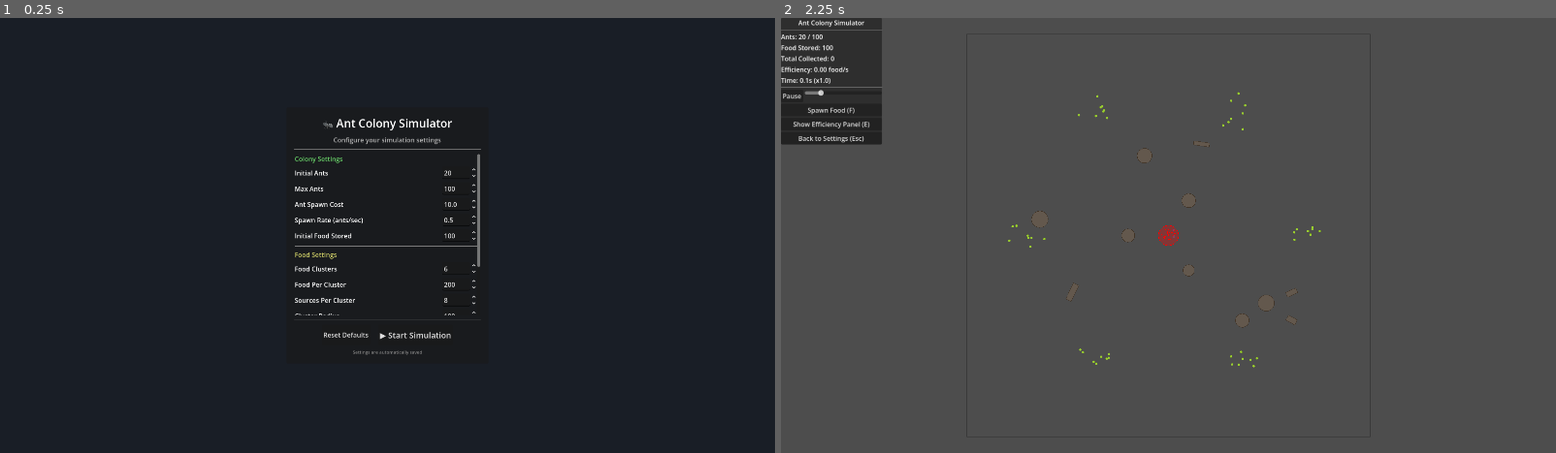
Above: before the commit, frames 1-2 (left to right).
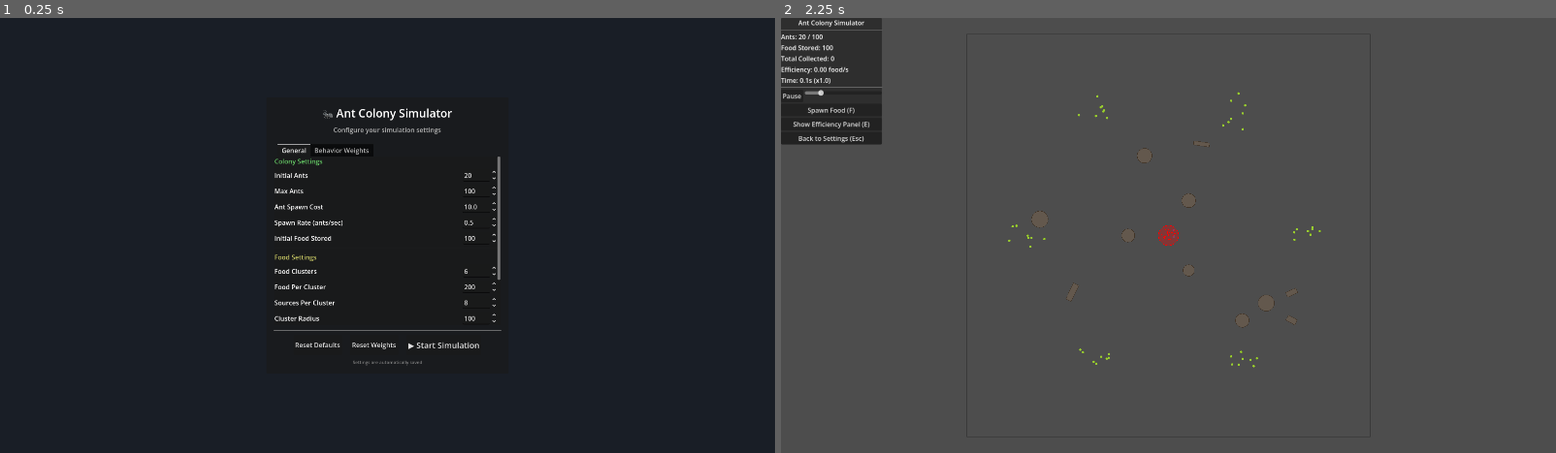
Above: after the commit, the same moments.

Repository: Ctharo/MoreAnts
Game: Godot game, scene res://scenes/game_entry.tscn
Two runs of this game, one before a commit and one after it. Both use one fixed random seed, a clock stepped at 60 frames per second and the inputs below.
Inputs (mouse positions are in pixels of both pictures, inside the frame that each line leads up to):
- Up to frame 1 (0.25 s): no input
- Up to frame 2 (2.25 s): click "Reset Defaults" at 0.5 s; click (1153, 344) at 1.25 s, where only the run after the commit has a clickable "Reset Weights"; click "▶ Start Simulation" at 2 s

The runs differ from the first frame. In frame 1, 2.3% of the frame differs, in the area x 35-65%, y 20-80%; in frame 2, nothing differs.

Commit message:
Add Behavior Weights tab to settings screen
Refactored the settings screen to use a TabContainer with separate tabs for General Settings and Behavior Weights. Added dynamic UI generation for behavior weight controls, including per-state weight spinboxes, tooltips, and reset functionality. Updated script to handle loading, saving, and resetting of behavior weights, and added a new Reset Weights button.

Diff:
--- a/scenes/settings_screen.tscn
+++ b/scenes/settings_screen.tscn
@@ -29,7 +29,7 @@
 grow_vertical = 2
 
 [node name="PanelContainer" type="PanelContainer" parent="CenterContainer" unique_id=1098502599]
-custom_minimum_size = Vector2(500, 0)
+custom_minimum_size = Vector2(600, 0)
 layout_mode = 2
 
 [node name="MarginContainer" type="MarginContainer" parent="CenterContainer/PanelContainer" unique_id=1957419892]
@@ -58,76 +58,80 @@
 [node name="HSeparator" type="HSeparator" parent="CenterContainer/PanelContainer/MarginContainer/VBox" unique_id=672132743]
 layout_mode = 2
 
-[node name="ScrollContainer" type="ScrollContainer" parent="CenterContainer/PanelContainer/MarginContainer/VBox" unique_id=1826362642]
-custom_minimum_size = Vector2(0, 400)
+[node name="TabContainer" type="TabContainer" parent="CenterContainer/PanelContainer/MarginContainer/VBox"]
+unique_name_in_owner = true
+custom_minimum_size = Vector2(0, 450)
+layout_mode = 2
+
+[node name="General" type="ScrollContainer" parent="CenterContainer/PanelContainer/MarginContainer/VBox/TabContainer"]
 layout_mode = 2
 horizontal_scroll_mode = 0
 
-[node name="SettingsVBox" type="VBoxContainer" parent="CenterContainer/PanelContainer/MarginContainer/VBox/ScrollContainer" unique_id=137257738]
+[node name="SettingsVBox" type="VBoxContainer" parent="CenterContainer/PanelContainer/MarginContainer/VBox/TabContainer/General"]
 layout_mode = 2
 size_flags_horizontal = 3
 theme_override_constants/separation = 8
 
-[node name="ColonySection" type="Label" parent="CenterContainer/PanelContainer/MarginContainer/VBox/ScrollContainer/SettingsVBox" unique_id=807281442]
+[node name="ColonySection" type="Label" parent="CenterContainer/PanelContainer/MarginContainer/VBox/TabContainer/General/SettingsVBox"]
 layout_mode = 2
 theme_override_colors/font_color = Color(0.4, 0.8, 0.4, 1)
 theme_override_font_sizes/font_size = 16
 text = "Colony Settings"
 
-[node name="InitialAnts" type="HBoxContainer" parent="CenterContainer/PanelContainer/MarginContainer/VBox/ScrollContainer/SettingsVBox" unique_id=744107038]
-layout_mode = 2
-
-[node name="Label" type="Label" parent="CenterContainer/PanelContainer/MarginContainer/VBox/ScrollContainer/SettingsVBox/InitialAnts" unique_id=527785823]
+[node name="InitialAnts" type="HBoxContainer" parent="CenterContainer/PanelContainer/MarginContainer/VBox/TabContainer/General/SettingsVBox"]
+layout_mode = 2
+
+[node name="Label" type="Label" parent="CenterContainer/PanelContainer/MarginContainer/VBox/TabContainer/General/SettingsVBox/InitialAnts"]
 layout_mode = 2
 size_flags_horizontal = 3
 text = "Initial Ants"
 
-[node name="InitialAntsSpinBox" type="SpinBox" parent="CenterContainer/PanelContainer/MarginContainer/VBox/ScrollContainer/SettingsVBox/InitialAnts" unique_id=100962955]
+[node name="InitialAntsSpinBox" type="SpinBox" parent="CenterContainer/PanelContainer/MarginContainer/VBox/TabContainer/General/SettingsVBox/InitialAnts"]
 unique_name_in_owner = true
 layout_mode = 2
 min_value = 1.0
 max_value = 500.0
 value = 20.0
 
-[node name="MaxAnts" type="HBoxContainer" parent="CenterContainer/PanelContainer/MarginContainer/VBox/ScrollContainer/SettingsVBox" unique_id=1387324853]
-layout_mode = 2
-
-[node name="Label" type="Label" parent="CenterContainer/PanelContainer/MarginContainer/VBox/ScrollContainer/SettingsVBox/MaxAnts" unique_id=150642876]
+[node name="MaxAnts" type="HBoxContainer" parent="CenterContainer/PanelContainer/MarginContainer/VBox/TabContainer/General/SettingsVBox"]
+layout_mode = 2
+
+[node name="Label" type="Label" parent="CenterContainer/PanelContainer/MarginContainer/VBox/TabContainer/General/SettingsVBox/MaxAnts"]
 layout_mode = 2
 size_flags_horizontal = 3
 text = "Max Ants"
 
-[node name="MaxAntsSpinBox" type="SpinBox" parent="CenterContainer/PanelContainer/MarginContainer/VBox/ScrollContainer/SettingsVBox/MaxAnts" unique_id=777721462]
+[node name="MaxAntsSpinBox" type="SpinBox" parent="CenterContainer/PanelContainer/MarginContainer/VBox/TabContainer/General/SettingsVBox/MaxAnts"]
 unique_name_in_owner = true
 layout_mode = 2
 min_value = 1.0
 max_value = 10000.0
 value = 100.0
 
-[node name="SpawnCost" type="HBoxContainer" parent="CenterContainer/PanelContainer/MarginContainer/VBox/ScrollContainer/SettingsVBox" unique_id=348641157]
-layout_mode = 2
-
-[node name="Label" type="Label" parent="CenterContainer/PanelContainer/MarginContainer/VBox/ScrollContainer/SettingsVBox/SpawnCost" unique_id=245967652]
+[node name="SpawnCost" type="HBoxContainer" parent="CenterContainer/PanelContainer/MarginContainer/VBox/TabContainer/General/SettingsVBox"]
+layout_mode = 2
+
+[node name="Label" type="Label" parent="CenterContainer/PanelContainer/MarginContainer/VBox/TabContainer/General/SettingsVBox/SpawnCost"]
 layout_mode = 2
 size_flags_horizontal = 3
 text = "Ant Spawn Cost"
 
-[node name="SpawnCostSpinBox" type="SpinBox" parent="CenterContainer/PanelContainer/MarginContainer/VBox/ScrollContainer/SettingsVBox/SpawnCost" unique_id=1171225468]
+[node name="SpawnCostSpinBox" type="SpinBox" parent="CenterContainer/PanelContainer/MarginContainer/VBox/TabContainer/General/SettingsVBox/SpawnCost"]
 unique_name_in_owner = true
 layout_mode = 2
 min_value = 1.0
 step = 0.5
 value = 10.0
 
-[node name="SpawnRate" type="HBoxContainer" parent="CenterContainer/PanelContainer/MarginContainer/VBox/ScrollContainer/SettingsVBox" unique_id=1795571452]
-layout_mode = 2
-
-[node name="Label" type="Label" parent="CenterContainer/PanelContainer/MarginContainer/VBox/ScrollContainer/SettingsVBox/SpawnRate" unique_id=878554387]
+[node name="SpawnRate" type="HBoxContainer" parent="CenterContainer/PanelContainer/MarginContainer/VBox/TabContainer/General/SettingsVBox"]
+layout_mode = 2
+
+[node name="Label" type="Label" parent="CenterContainer/PanelContainer/MarginContainer/VBox/TabContainer/General/SettingsVBox/SpawnRate"]
 layout_mode = 2
 size_flags_horizontal = 3
 text = "Spawn Rate (ants/sec)"
 
-[node name="SpawnRateSpinBox" type="SpinBox" parent="CenterContainer/PanelContainer/MarginContainer/VBox/ScrollContainer/SettingsVBox/SpawnRate" unique_id=1429496154]
+[node name="SpawnRateSpinBox" type="SpinBox" parent="CenterContainer/PanelContainer/MarginContainer/VBox/TabContainer/General/SettingsVBox/SpawnRate"]
 unique_name_in_owner = true
 layout_mode = 2
 min_value = 0.1
@@ -135,83 +139,83 @@
 step = 0.1
 value = 0.5
 
-[node name="InitialFood" type="HBoxContainer" parent="CenterContainer/PanelContainer/MarginContainer/VBox/ScrollContainer/SettingsVBox" unique_id=1033024403]
-layout_mode = 2
-
-[node name="Label" type="Label" parent="CenterContainer/PanelContainer/MarginContainer/VBox/ScrollContainer/SettingsVBox/InitialFood" unique_id=1316363355]
+[node name="InitialFood" type="HBoxContainer" parent="CenterContainer/PanelContainer/MarginContainer/VBox/TabContainer/General/SettingsVBox"]
+layout_mode = 2
+
+[node name="Label" type="Label" parent="CenterContainer/PanelContainer/MarginContainer/VBox/TabContainer/General/SettingsVBox/InitialFood"]
 layout_mode = 2
 size_flags_horizontal = 3
 text = "Initial Food Stored"
 
-[node name="InitialFoodSpinBox" type="SpinBox" parent="CenterContainer/PanelContainer/MarginContainer/VBox/ScrollContainer/SettingsVBox/InitialFood" unique_id=908239316]
+[node name="InitialFoodSpinBox" type="SpinBox" parent="CenterContainer/PanelContainer/MarginContainer/VBox/TabContainer/General/SettingsVBox/InitialFood"]
 unique_name_in_owner = true
 layout_mode = 2
 max_value = 1000.0
 step = 10.0
 value = 100.0
 
-[node name="HSeparator2" type="HSeparator" parent="CenterContainer/PanelContainer/MarginContainer/VBox/ScrollContainer/SettingsVBox" unique_id=811693834]
-layout_mode = 2
-
-[node name="FoodSection" type="Label" parent="CenterContainer/PanelContainer/MarginContainer/VBox/ScrollContainer/SettingsVBox" unique_id=557234392]
+[node name="HSeparator2" type="HSeparator" parent="CenterContainer/PanelContainer/MarginContainer/VBox/TabContainer/General/SettingsVBox"]
+layout_mode = 2
+
+[node name="FoodSection" type="Label" parent="CenterContainer/PanelContainer/MarginContainer/VBox/TabContainer/General/SettingsVBox"]
 layout_mode = 2
 theme_override_colors/font_color = Color(0.8, 0.8, 0.4, 1)
 theme_override_font_sizes/font_size = 16
 text = "Food Settings"
 
-[node name="ClusterCount" type="HBoxContainer" parent="CenterContainer/PanelContainer/MarginContainer/VBox/ScrollContainer/SettingsVBox" unique_id=400978757]
-layout_mode = 2
-
-[node name="Label" type="Label" parent="CenterContainer/PanelContainer/MarginContainer/VBox/ScrollContainer/SettingsVBox/ClusterCount" unique_id=1254262797]
+[node name="ClusterCount" type="HBoxContainer" parent="CenterContainer/PanelContainer/MarginContainer/VBox/TabContainer/General/SettingsVBox"]
+layout_mode = 2
+
+[node name="Label" type="Label" parent="CenterContainer/PanelContainer/MarginContainer/VBox/TabContainer/General/SettingsVBox/ClusterCount"]
 layout_mode = 2
 size_flags_horizontal = 3
 text = "Food Clusters"
 
-[node name="ClusterCountSpinBox" type="SpinBox" parent="CenterContainer/PanelContainer/MarginContainer/VBox/ScrollContainer/SettingsVBox/ClusterCount" unique_id=644372830]
+[node name="ClusterCountSpinBox" type="SpinBox" parent="CenterContainer/PanelContainer/MarginContainer/VBox/TabContainer/General/SettingsVBox/ClusterCount"]
 unique_name_in_owner = true
 layout_mode = 2
 max_value = 20.0
 value = 6.0
 
-[node name="FoodPerCluster" type="HBoxContainer" parent="CenterContainer/PanelContainer/MarginContainer/VBox/ScrollContainer/SettingsVBox" unique_id=298961210]
-layout_mode = 2
-
-[node name="Label" type="Label" parent="CenterContainer/PanelContainer/MarginContainer/VBox/ScrollContainer/SettingsVBox/FoodPerCluster" unique_id=1944878266]
+[node name="FoodPerCluster" type="HBoxContainer" parent="CenterContainer/PanelContainer/MarginContainer/VBox/TabContainer/General/SettingsVBox"]
+layout_mode = 2
+
+[node name="Label" type="Label" parent="CenterContainer/PanelContainer/MarginContainer/VBox/TabContainer/General/SettingsVBox/FoodPerCluster"]
 layout_mode = 2
 size_flags_horizontal = 3
 text = "Food Per Cluster"
 
-[node name="FoodPerClusterSpinBox" type="SpinBox" parent="CenterContainer/PanelContainer/MarginContainer/VBox/ScrollContainer/SettingsVBox/FoodPerCluster" unique_id=955309361]
+[node name="FoodPerClusterSpinBox" type="SpinBox" parent="CenterContainer/PanelContainer/MarginContainer/VBox/TabContainer/General/SettingsVBox/FoodPerCluster"]
 unique_name_in_owner = true
 layout_mode = 2
 max_value = 1000.0
 step = 10.0
 value = 200.0
 
-[node name="SourcesPerCluster" type="HBoxContainer" parent="CenterContainer/PanelContainer/MarginContainer/VBox/ScrollContainer/SettingsVBox" unique_id=1905663320]
-layout_mode = 2
-
-[node name="Label" type="Label" parent="CenterContainer/PanelContainer/MarginContainer/VBox/ScrollContainer/SettingsVBox/SourcesPerCluster" unique_id=1905605898]
+[node name="SourcesPerCluster" type="HBoxContainer" parent="CenterContainer/PanelContainer/MarginContainer/VBox/TabContainer/General/SettingsVBox"]
+layout_mode = 2
+
+[node name="Label" type="Label" parent="CenterContainer/PanelContainer/MarginContainer/VBox/TabContainer/General/SettingsVBox/SourcesPerCluster"]
 layout_mode = 2
 size_flags_horizontal = 3
 text = "Sources Per Cluster"
 
-[node name="SourcesPerClusterSpinBox" type="SpinBox" parent="CenterContainer/PanelContainer/MarginContainer/VBox/ScrollContainer/SettingsVBox/SourcesPerCluster" unique_id=848793821]
+[node name="SourcesPerClusterSpinBox" type="SpinBox" parent="CenterContainer/PanelContainer/MarginContainer/VBox/TabContainer/General/SettingsVBox/SourcesPerCluster"]
 unique_name_in_owner = true
 layout_mode = 2
 min_value = 1.0
 max_value = 50.0
 value = 8.0
 
-[node name="ClusterRadius" type="HBoxContainer" parent="CenterContainer/PanelContainer/MarginContainer/VBox/ScrollContainer/SettingsVBox" unique_id=1135138071]
-layout_mode = 2
-
-[node name="Label" type="Label" parent="CenterContainer/PanelContainer/MarginContainer/VBox/ScrollContainer/SettingsVBox/ClusterRadius" unique_id=1411451875]
+[node name="ClusterRadius" type="HBoxContainer" parent="CenterContainer/PanelContainer/MarginContainer/VBox/TabContainer/General/SettingsVBox"]
+layout_mode = 2
+
+[node name="Label" type="Label" parent="CenterContainer/PanelContainer/MarginContainer/VBox/TabContainer/General/SettingsVBox/ClusterRadius"]
 layout_mode = 2
 size_flags_horizontal = 3
 text = "Cluster Radius"
 
-[node name="ClusterRadiusSpinBox" type="SpinBox" parent="CenterContainer/PanelContainer/MarginContainer/VBox/ScrollContainer/SettingsVBox/ClusterRadius" unique_id=167700195]
+[node name="ClusterRadiusSpinBox" type="SpinBox" parent="CenterContainer/PanelContainer/MarginContainer/VBox/TabContainer/General/SettingsVBox/ClusterRadius"]
 unique_name_in_owner = true
 layout_mode = 2
 min_value = 10.0
@@ -219,24 +223,24 @@
 step = 10.0
 value = 100.0
 
-[node name="HSeparator3" type="HSeparator" parent="CenterContainer/PanelContainer/MarginContainer/VBox/ScrollContainer/SettingsVBox" unique_id=779592357]
-layout_mode = 2
-
-[node name="WorldSection" type="Label" parent="CenterContainer/PanelContainer/MarginContainer/VBox/ScrollContainer/SettingsVBox" unique_id=1373493343]
+[node name="HSeparator3" type="HSeparator" parent="CenterContainer/PanelContainer/MarginContainer/VBox/TabContainer/General/SettingsVBox"]
+layout_mode = 2
+
+[node name="WorldSection" type="Label" parent="CenterContainer/PanelContainer/MarginContainer/VBox/TabContainer/General/SettingsVBox"]
 layout_mode = 2
 theme_override_colors/font_color = Color(0.4, 0.6, 0.9, 1)
 theme_override_font_sizes/font_size = 16
 text = "World Settings"
 
-[node name="WorldWidth" type="HBoxContainer" parent="CenterContainer/PanelContainer/MarginContainer/VBox/ScrollContainer/SettingsVBox" unique_id=1716283355]
-layout_mode = 2
-
-[node name="Label" type="Label" parent="CenterContainer/PanelContainer/MarginContainer/VBox/ScrollContainer/SettingsVBox/WorldWidth" unique_id=2086236942]
+[node name="WorldWidth" type="HBoxContainer" parent="CenterContainer/PanelContainer/MarginContainer/VBox/TabContainer/General/SettingsVBox"]
+layout_mode = 2
+
+[node name="Label" type="Label" parent="CenterContainer/PanelContainer/MarginContainer/VBox/TabContainer/General/SettingsVBox/WorldWidth"]
 layout_mode = 2
 size_flags_horizontal = 3
 text = "World Width"
 
-[node name="WorldWidthSpinBox" type="SpinBox" parent="CenterContainer/PanelContainer/MarginContainer/VBox/ScrollContainer/SettingsVBox/WorldWidth" unique_id=1104358267]
+[node name="WorldWidthSpinBox" type="SpinBox" parent="CenterContainer/PanelContainer/MarginContainer/VBox/TabContainer/General/SettingsVBox/WorldWidth"]
 unique_name_in_owner = true
 layout_mode = 2
 min_value = 500.0
@@ -244,15 +248,15 @@
 step = 100.0
 value = 2000.0
 
-[node name="WorldHeight" type="HBoxContainer" parent="CenterContainer/PanelContainer/MarginContainer/VBox/ScrollContainer/SettingsVBox" unique_id=1911990832]
-layout_mode = 2
-
-[node name="Label" type="Label" parent="CenterContainer/PanelContainer/MarginContainer/VBox/ScrollContainer/SettingsVBox/WorldHeight" unique_id=1283771764]
+[node name="WorldHeight" type="HBoxContainer" parent="CenterContainer/PanelContainer/MarginContainer/VBox/TabContainer/General/SettingsVBox"]
+layout_mode = 2
+
+[node name="Label" type="Label" parent="CenterContainer/PanelContainer/MarginContainer/VBox/TabContainer/General/SettingsVBox/WorldHeight"]
 layout_mode = 2
 size_flags_horizontal = 3
 text = "World Height"
 
-[node name="WorldHeightSpinBox" type="SpinBox" parent="CenterContainer/PanelContainer/MarginContainer/VBox/ScrollContainer/SettingsVBox/WorldHeight" unique_id=537487199]
+[node name="WorldHeightSpinBox" type="SpinBox" parent="CenterContainer/PanelContainer/MarginContainer/VBox/TabContainer/General/SettingsVBox/WorldHeight"]
 unique_name_in_owner = true
 layout_mode = 2
 min_value = 500.0
@@ -260,20 +264,37 @@
 step = 100.0
 value = 2000.0
 
-[node name="TimeScale" type="HBoxContainer" parent="CenterContainer/PanelContainer/MarginContainer/VBox/ScrollContainer/SettingsVBox" unique_id=594487357]
-layout_mode = 2
-
-[node name="Label" type="Label" parent="CenterContainer/PanelContainer/MarginContainer/VBox/ScrollContainer/SettingsVBox/TimeScale" unique_id=1192856146]
+[node name="TimeScale" type="HBoxContainer" parent="CenterContainer/PanelContainer/MarginContainer/VBox/TabContainer/General/SettingsVBox"]
+layout_mode = 2
+
+[node name="Label" type="Label" parent="CenterContainer/PanelContainer/MarginContainer/VBox/TabContainer/General/SettingsVBox/TimeScale"]
 layout_mode = 2
 size_flags_horizontal = 3
 text = "Initial Time Scale"
 
-[node name="TimeScaleSpinBox" type="SpinBox" parent="CenterContainer/PanelContainer/MarginContainer/VBox/ScrollContainer/SettingsVBox/TimeScale" unique_id=97320847]
+[node name="TimeScaleSpinBox" type="SpinBox" parent="CenterContainer/PanelContainer/MarginContainer/VBox/TabContainer/General/SettingsVBox/TimeScale"]
 unique_name_in_owner = true
 layout_mode = 2
 min_value = 0.01
 step = 0.01
-value = 1.01
+value = 1.0
+
+[node name="Behavior Weights" type="ScrollContainer" parent="CenterContainer/PanelContainer/MarginContainer/VBox/TabContainer"]
+layout_mode = 2
+horizontal_scroll_mode = 0
+
+[node name="BehaviorVBox" type="VBoxContainer" parent="CenterContainer/PanelContainer/MarginContainer/VBox/TabContainer/Behavior Weights"]
+unique_name_in_owner = true
+layout_mode = 2
+size_flags_horizontal = 3
+theme_override_constants/separation = 8
+
+[node name="InfoLabel" type="Label" parent="CenterContainer/PanelContainer/MarginContainer/VBox/TabContainer/Behavior Weights/BehaviorVBox"]
+layout_mode = 2
+theme_override_colors/font_color = Color(0.6, 0.6, 0.6, 1)
+theme_override_font_sizes/font_size = 11
+text = "Adjust weights for each behavior state. Higher values = stronger influence."
+autowrap_mode = 2
 
 [node name="HSeparator2" type="HSeparator" parent="CenterContainer/PanelContainer/MarginContainer/VBox" unique_id=1342186398]
 layout_mode = 2
@@ -288,6 +309,12 @@
 custom_minimum_size = Vector2(120, 40)
 layout_mode = 2
 text = "Reset Defaults"
+
+[node name="ResetWeightsButton" type="Button" parent="CenterContainer/PanelContainer/MarginContainer/VBox/ButtonsHBox"]
+unique_name_in_owner = true
+custom_minimum_size = Vector2(120, 40)
+layout_mode = 2
+text = "Reset Weights"
 
 [node name="PlayButton" type="Button" parent="CenterContainer/PanelContainer/MarginContainer/VBox/ButtonsHBox" unique_id=637674315]
 unique_name_in_owner = true
--- a/scripts/ui/settings_screen.gd
+++ b/scripts/ui/settings_screen.gd
@@ -1,9 +1,11 @@
 extends Control
 ## SettingsScreen - Pre-game configuration screen with persistent settings
+## Includes tabs for General Settings and Behavior Weights
 
 signal play_requested
 
-#region UI References
+#region UI References - General Settings
+@onready var tab_container: TabContainer = %TabContainer
 @onready var initial_ants_spin: SpinBox = %InitialAntsSpinBox
 @onready var max_ants_spin: SpinBox = %MaxAntsSpinBox
 @onready var spawn_cost_spin: SpinBox = %SpawnCostSpinBox
@@ -18,17 +20,48 @@
 @onready var time_scale_spin: SpinBox = %TimeScaleSpinBox
 @onready var play_button: Button = %PlayButton
 @onready var reset_button: Button = %ResetButton
+@onready var reset_weights_button: Button = %ResetWeightsButton
+#endregion
+
+#region UI References - Behavior Weights
+@onready var behavior_vbox: VBoxContainer = %BehaviorVBox
+#endregion
+
+#region Behavior Weight Controls
+## Stores references to all weight spinboxes: state_name -> weight_name -> SpinBox
+var _weight_spinboxes: Dictionary = {}
+
+## State display colors for visual organization
+var _state_colors: Dictionary = {
+	"Search": Color(0.9, 0.9, 0.3, 1),
+	"Harvest": Color(1.0, 0.6, 0.2, 1),
+	"Return": Color(0.3, 0.9, 0.3, 1),
+	"GoHome": Color(1.0, 0.4, 0.3, 1),
+	"Rest": Color(0.5, 0.7, 1.0, 1),
+}
+
+## Weight descriptions for tooltips
+var _weight_descriptions: Dictionary = {
+	"pheromone": "Follow pheromone trails",
+	"random": "Random exploration movement",
+	"nest": "Move toward/away from nest (negative = away)",
+	"ant_direction": "Follow other ants' movement hints",
+	"food": "Move toward detected food",
+	"colony_proximity": "Trail evaluation based on nest direction",
+}
 #endregion
 
 
 func _ready() -> void:
 	_connect_signals()
 	_load_settings_to_ui()
+	_build_behavior_weights_ui()
 
 
 func _connect_signals() -> void:
 	play_button.pressed.connect(_on_play_pressed)
 	reset_button.pressed.connect(_on_reset_pressed)
+	reset_weights_button.pressed.connect(_on_reset_weights_pressed)
 
 	# Connect all spinboxes to save on change
 	initial_ants_spin.value_changed.connect(_on_setting_changed.bind("initial_ant_count"))
@@ -60,11 +93,120 @@
 	time_scale_spin.value = SettingsManager.get_setting("time_scale")
 
 
+#region Behavior Weights UI Building
+func _build_behavior_weights_ui() -> void:
+	## Dynamically builds the behavior weights controls for each state
+	_weight_spinboxes.clear()
+
+	# Get current weights from settings
+	var all_weights: Dictionary = SettingsManager.get_all_behavior_weights()
+
+	# Define the order of states for display
+	var state_order: Array[String] = ["Search", "Harvest", "Return", "GoHome", "Rest"]
+
+	for state_name: String in state_order:
+		if not all_weights.has(state_name):
+			continue
+
+		var weights: Dictionary = all_weights[state_name]
+		_create_state_section(state_name, weights)
+
+
+func _create_state_section(state_name: String, weights: Dictionary) -> void:
+	## Creates a collapsible section for a behavior state's weights
+	_weight_spinboxes[state_name] = {}
+
+	# State header
+	var header: Label = Label.new()
+	header.text = state_name + " State"
+	header.add_theme_font_size_override("font_size", 14)
+	header.add_theme_color_override("font_color", _state_colors.get(state_name, Color.WHITE))
+	behavior_vbox.add_child(header)
+
+	# Container for this state's weights
+	var state_container: VBoxContainer = VBoxContainer.new()
+	state_container.add_theme_constant_override("separation", 4)
+	behavior_vbox.add_child(state_container)
+
+	# Create weight controls
+	var weight_order: Array[String] = ["pheromone", "random", "nest", "ant_direction", "food", "colony_proximity"]
+
+	for weight_name: String in weight_order:
+		if not weights.has(weight_name):
+			continue
+
+		var weight_value: float = weights[weight_name]
+		_create_weight_row(state_container, state_name, weight_name, weight_value)
+
+	# Add separator after each state (except last)
+	var separator: HSeparator = HSeparator.new()
+	separator.add_theme_constant_override("separation", 8)
+	behavior_vbox.add_child(separator)
+
+
+func _create_weight_row(container: VBoxContainer, state_name: String, weight_name: String, value: float) -> void:
+	## Creates a single weight row with label and spinbox
+	var row: HBoxContainer = HBoxContainer.new()
+
+	# Label with description
+	var label: Label = Label.new()
+	label.text = _format_weight_name(weight_name)
+	label.size_flags_horizontal = Control.SIZE_EXPAND_FILL
+	label.add_theme_font_size_override("font_size", 12)
+	label.tooltip_text = _weight_descriptions.get(weight_name, "")
+	row.add_child(label)
+
+	# Spinbox for weight value
+	var spinbox: SpinBox = SpinBox.new()
+	spinbox.min_value = -2.0
+	spinbox.max_value = 2.0
+	spinbox.step = 0.05
+	spinbox.value = value
+	spinbox.custom_minimum_size = Vector2(80, 0)
+	spinbox.tooltip_text = _weight_descriptions.get(weight_name, "")
+	spinbox.value_changed.connect(_on_weight_changed.bind(state_name, weight_name))
+	row.add_child(spinbox)
+
+	# Store reference
+	_weight_spinboxes[state_name][weight_name] = spinbox
+
+	container.add_child(row)
+
+
+func _format_weight_name(weight_name: String) -> String:
+	## Converts weight_name to a more readable format
+	match weight_name:
+		"pheromone":
+			return "Pheromone"
+		"random":
+			return "Random Walk"
+		"nest":
+			return "Nest Direction"
+		"ant_direction":
+			return "Ant Direction"
+		"food":
+			return "Food Direction"
+		"colony_proximity":
+			return "Colony Proximity"
+		_:
+			return weight_name.capitalize()
+#endregion
+
+
+#region Signal Handlers
 func _on_setting_changed(value: float, key: String) -> void:
 	SettingsManager.set_setting(key, value)
 	SettingsManager.save_settings()
 
 
+func _on_weight_changed(value: float, state_name: String, weight_name: String) -> void:
+	## Called when a behavior weight spinbox value changes
+	var weights: Dictionary = SettingsManager.get_behavior_weights(state_name)
+	weights[weight_name] = value
+	SettingsManager.set_behavior_weights(state_name, weights)
+	SettingsManager.save_settings()
+
+
 func _on_play_pressed() -> void:
 	play_requested.emit()
 
@@ -72,6 +214,32 @@
 func _on_reset_pressed() -> void:
 	SettingsManager.reset_to_defaults()
 	_load_settings_to_ui()
+	_refresh_behavior_weights_ui()
+
+
+func _on_reset_weights_pressed() -> void:
+	## Resets only the behavior weights to defaults
+	SettingsManager.reset_behavior_weights()
+	_refresh_behavior_weights_ui()
+#endregion
+
+
+func _refresh_behavior_weights_ui() -> void:
+	## Refreshes all behavior weight spinbox values from settings
+	var all_weights: Dictionary = SettingsManager.get_all_behavior_weights()
+
+	for state_name: String in _weight_spinboxes:
+		if not all_weights.has(state_name):
+			continue
+
+		var weights: Dictionary = all_weights[state_name]
+		var spinboxes: Dictionary = _weight_spinboxes[state_name]
+
+		for weight_name: String in spinboxes:
+			if weights.has(weight_name):
+				var spinbox: SpinBox = spinboxes[weight_name]
+				# Temporarily disconnect to avoid save loops
+				spinbox.value = weights[weight_name]
 
 
 func _input(event: InputEvent) -> void:
